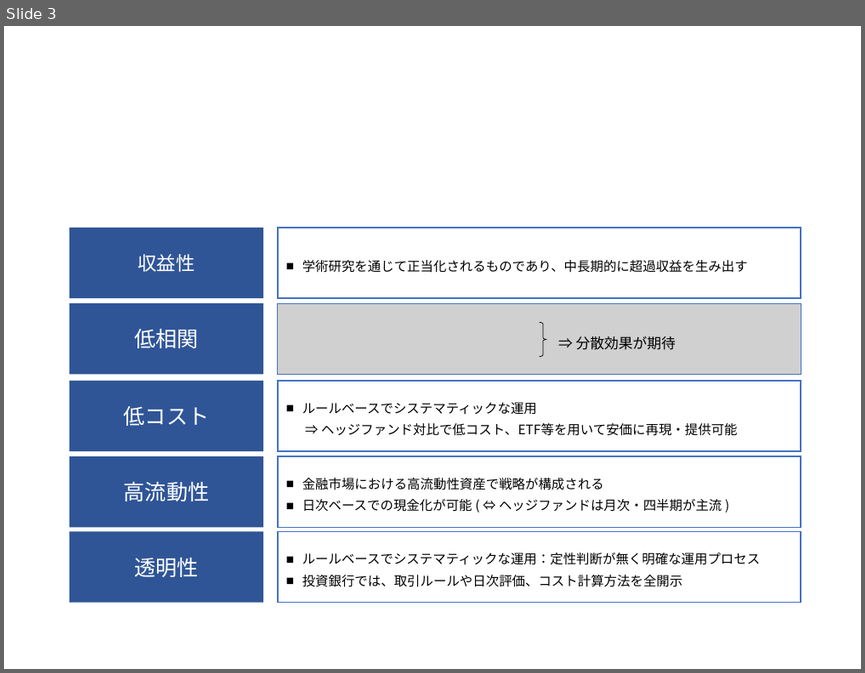
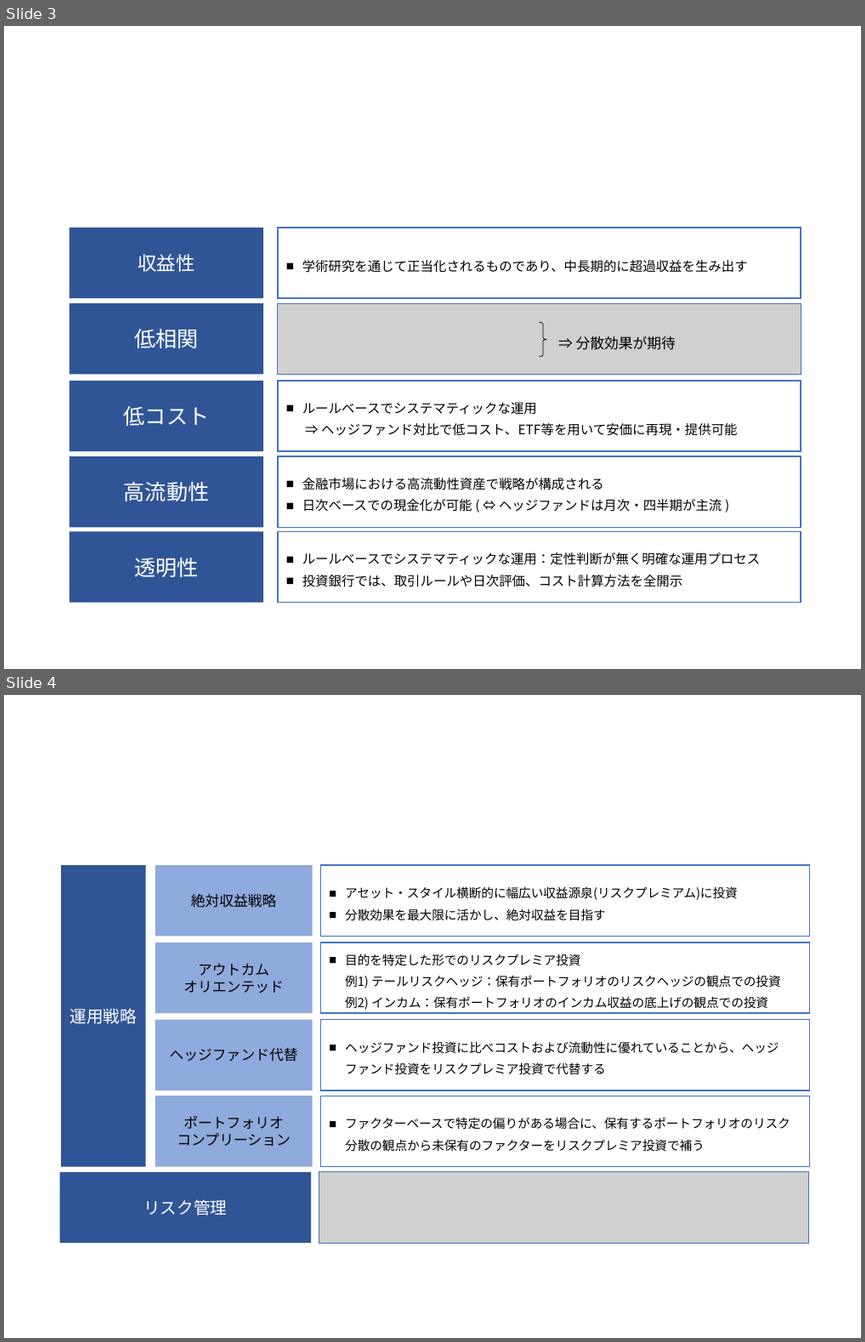
Before and after one commit to RMIKUNI/Paper, a slide deck: 論文パワポ.pptx. Shown one above the other, each under a label of ours: slide 3 before the commit, slides 3 and 4 after it. The pictures are 865x673 and 865x1342 pixels, drawn with LibreOffice and Linux fonts; fonts in the diff are those of the drawing; grey boxes stand for pictures. Boxes give left, top, right and bottom in pixels: in the first picture for what was removed or moved away, otherwise in the second. Text is boxed around its words. In the diff, an @@ line names an element or a change of style, - is before the commit and + after.

```diff
--- a/論文パワポ.pptx
+++ b/論文パワポ.pptx
@@ slide 4 added at <box>4,695,861,1338</box>, background #FFFFFF @@
@@ rectangle added at <box>62,866,146,1167</box>, fill #2F5597, 14 pt, text #FFFFFF @@
+運用戦略
@@ rectangle added at <box>154,866,312,936</box>, fill #8FAADC, 12 pt, text #000000 @@
+絶対収益戦略
@@ rectangle added at <box>320,866,810,936</box>, outline #4472C4 1 pt, 10.5 pt, text #000000 @@
+■ アセット・スタイル横断的に幅広い収益源泉(リスクプレミアム)に投資
+■ 分散効果を最大限に活かし、絶対収益を目指す
@@ rectangle added at <box>154,942,312,1014</box>, fill #8FAADC, 12 pt, text #000000 @@
+アウトカム
+オリエンテッド
@@ rectangle added at <box>320,942,810,1014</box>, outline #4472C4 1 pt, 10.5 pt, text #000000 @@
+■ 目的を特定した形でのリスクプレミア投資
+  例1) テールリスクヘッジ：保有ポートフォリオのリスクヘッジの観点での投資
+  例2) インカム：保有ポートフォリオのインカム収益の底上げの観点での投資
@@ rectangle added at <box>154,1020,312,1091</box>, fill #8FAADC, 12 pt, text #000000 @@
+ヘッジファンド代替
@@ rectangle added at <box>320,1020,810,1091</box>, outline #4472C4 1 pt, 10.5 pt, text #000000 @@
+■ ヘッジファンド投資に比べコストおよび流動性に優れていることから、ヘッジファンド投資をリスクプレミア投資で代替する
@@ rectangle added at <box>154,1096,312,1167</box>, fill #8FAADC, 12 pt, text #000000 @@
+ポートフォリオ
+コンプリーション
@@ rectangle added at <box>320,1096,810,1167</box>, outline #4472C4 1 pt, 10.5 pt, text #000000 @@
+■ ファクターベースで特定の偏りがある場合に、保有するポートフォリオのリスク分散の観点から未保有のファクターをリスクプレミア投資で補う
@@ rectangle added at <box>60,1171,311,1242</box>, fill #2F5597, 14 pt, text #FFFFFF @@
+リスク管理
@@ picture added at <box>319,1171,809,1242</box> @@
```
Also in this commit, not shown: 1 other slide added, 1 other file.
